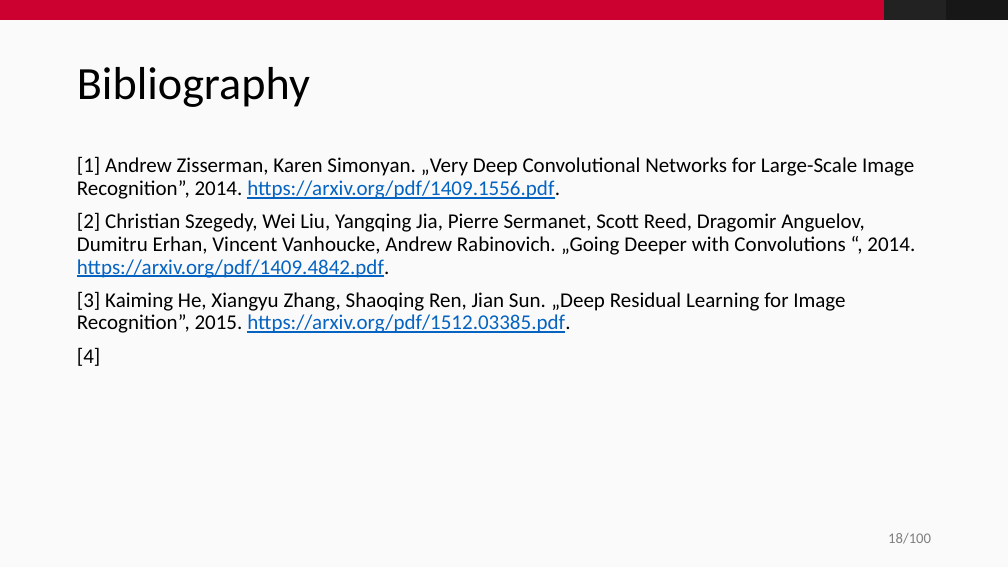
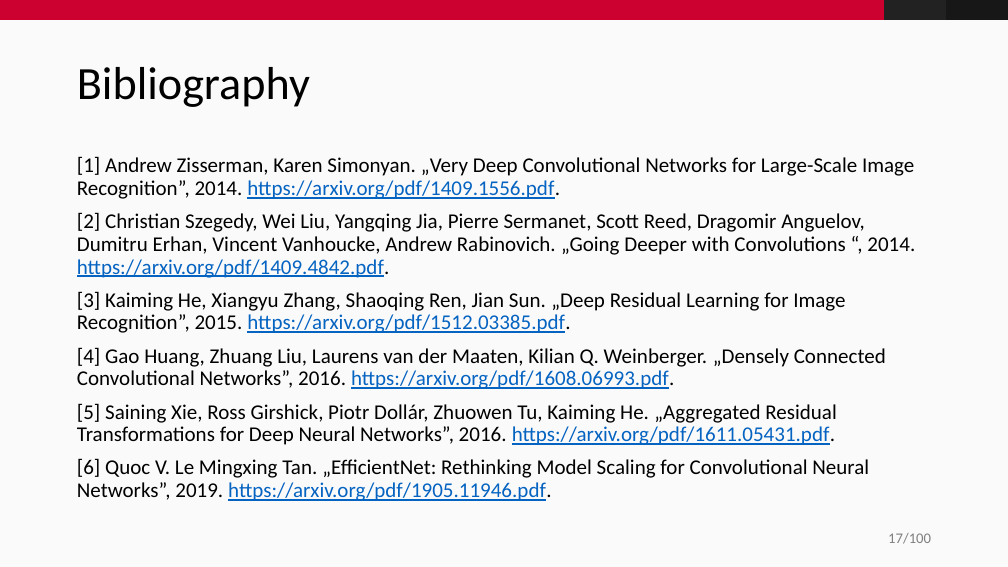
Before and after one commit to fidsusj/CVDL-Seminar, a slide deck: slide 17 of presentation/presentation.pptx (slide 18 before the commit). Drawn at 1008x567 pixels with LibreOffice and Linux fonts; fonts in the diff are those of the drawing; background and template pictures are left out. Boxes give left, top, right and bottom in pixels: in the first picture for what was removed or moved away, otherwise in the second. Text is boxed around its words. In the diff, an @@ line names an element or a change of style, - is before the commit and + after.

```diff
--- a/presentation/presentation.pptx
+++ b/presentation/presentation.pptx
@@ text at box(77, 347, 886, 501): text changed @@
-[4]
+[4] Gao Huang, Zhuang Liu, Laurens van der Maaten, Kilian Q. Weinberger. „Densely Connected Convolutional Networks”, 2016. https://arxiv.org/pdf/1608.06993.pdf.
+[5] Saining Xie, Ross Girshick, Piotr Dollár, Zhuowen Tu, Kaiming He. „Aggregated Residual Transformations for Deep Neural Networks”, 2016. https://arxiv.org/pdf/1611.05431.pdf.
+[6] Quoc V. Le Mingxing Tan. „EfficientNet: Rethinking Model Scaling for Convolutional Neural Networks”, 2019. https://arxiv.org/pdf/1905.11946.pdf.
@@ page number at box(888, 533, 931, 544): text changed @@
-18/100
+17/100
```
Also in this commit, not shown: 1 other slide changed, 2 slides added, 3 slides removed.
